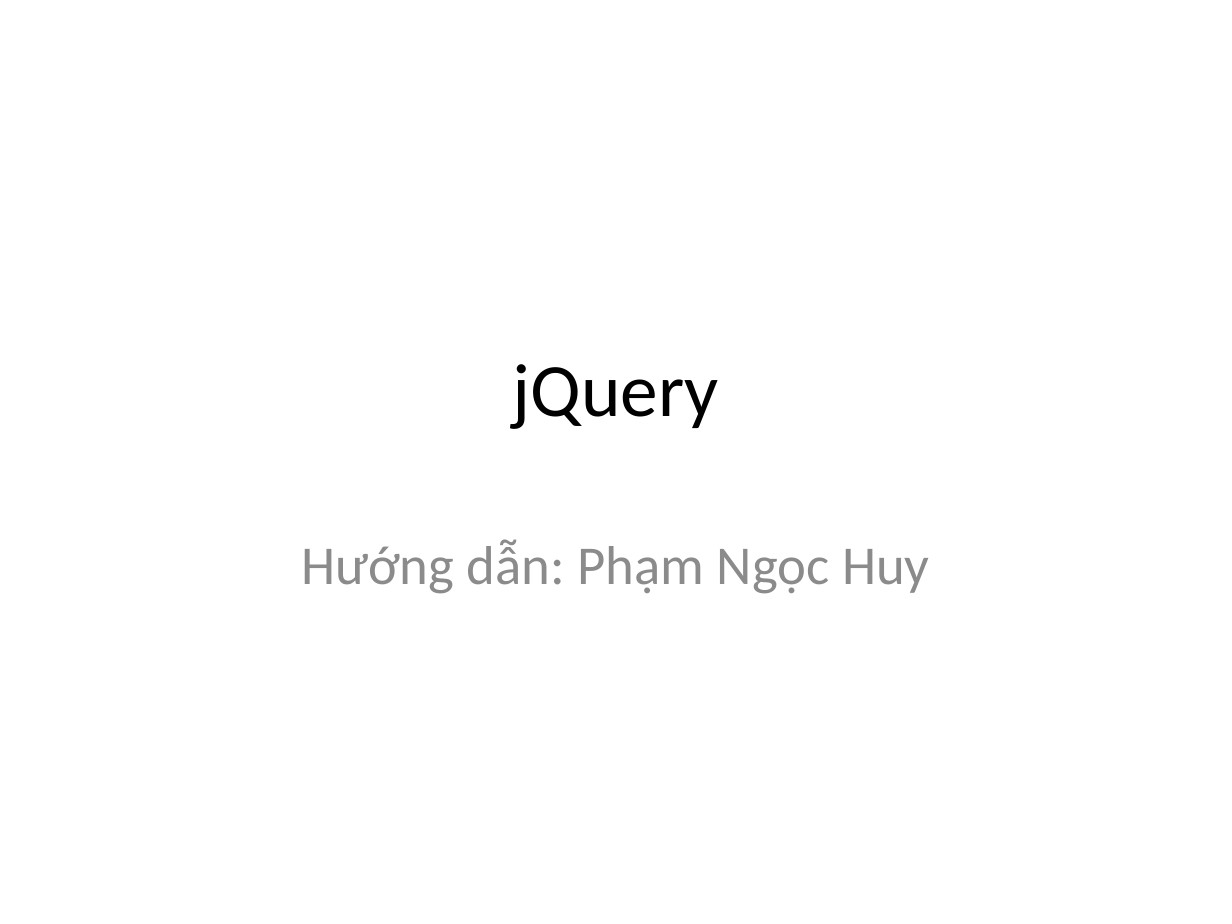
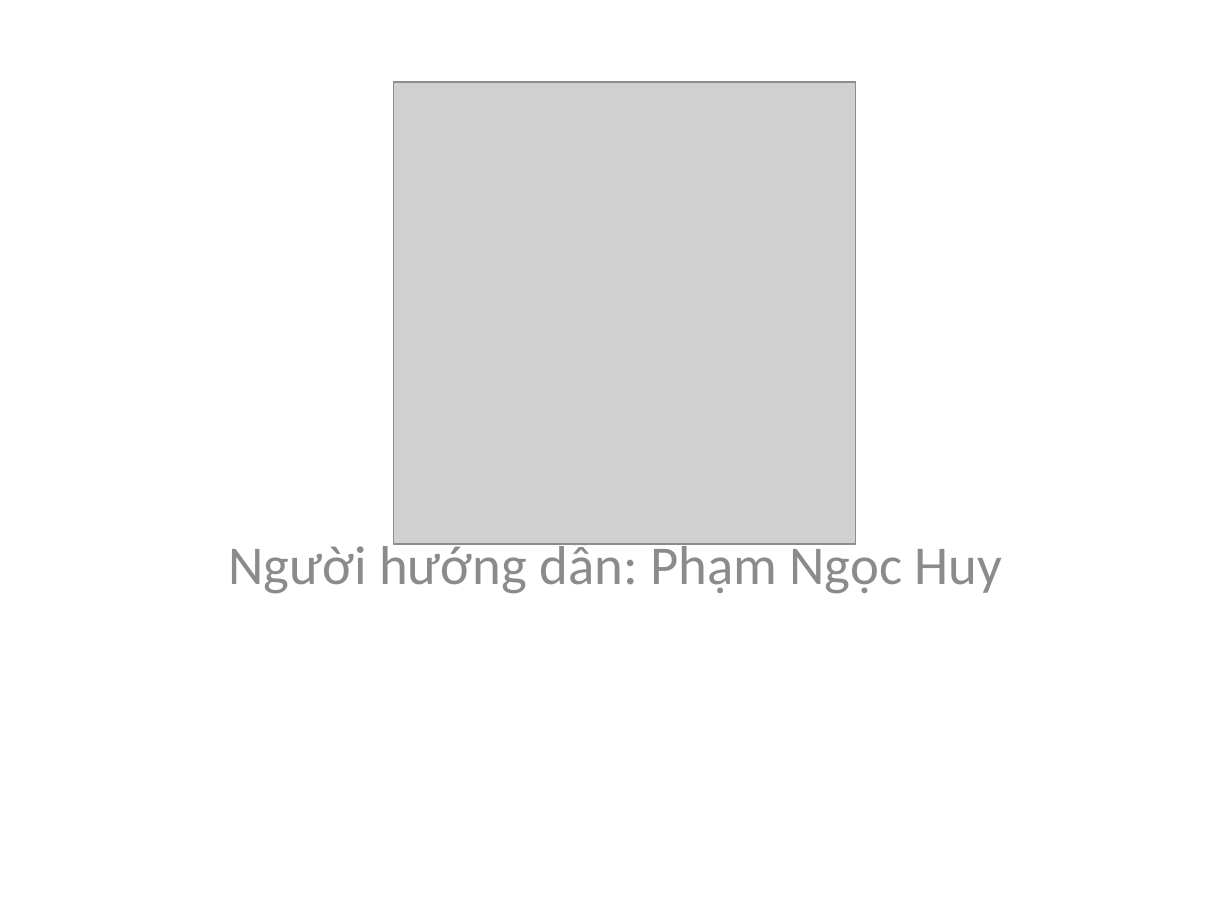
Before and after one commit to youngdeveloperVN/Laravel, a slide deck: slide 1 of youngdeveloper/backup/t3p tmp/jQuery.pptx. Drawn at 1232x924 pixels with LibreOffice and Linux fonts; fonts in the diff are those of the drawing; grey boxes stand for pictures. Boxes give left, top, right and bottom in pixels: in the first picture for what was removed or moved away, otherwise in the second. Text is boxed around its words. In the diff, an @@ line names an element or a change of style, - is before the commit and + after.

```diff
--- a/youngdeveloper/backup/t3p tmp/jQuery.pptx
+++ b/youngdeveloper/backup/t3p tmp/jQuery.pptx
@@ picture added at <box>394,83,856,545</box> @@
@@ title removed at <box>513,364,719,429</box> @@
-jQuery
@@ subtitle at <box>228,538,1002,594</box>: text changed @@
-Hướng dẫn: Phạm Ngọc Huy
+Người hướng dẫn: Phạm Ngọc Huy
```
Also in this commit, not shown: 2 slides added, 3 slides removed, 1 other file.
